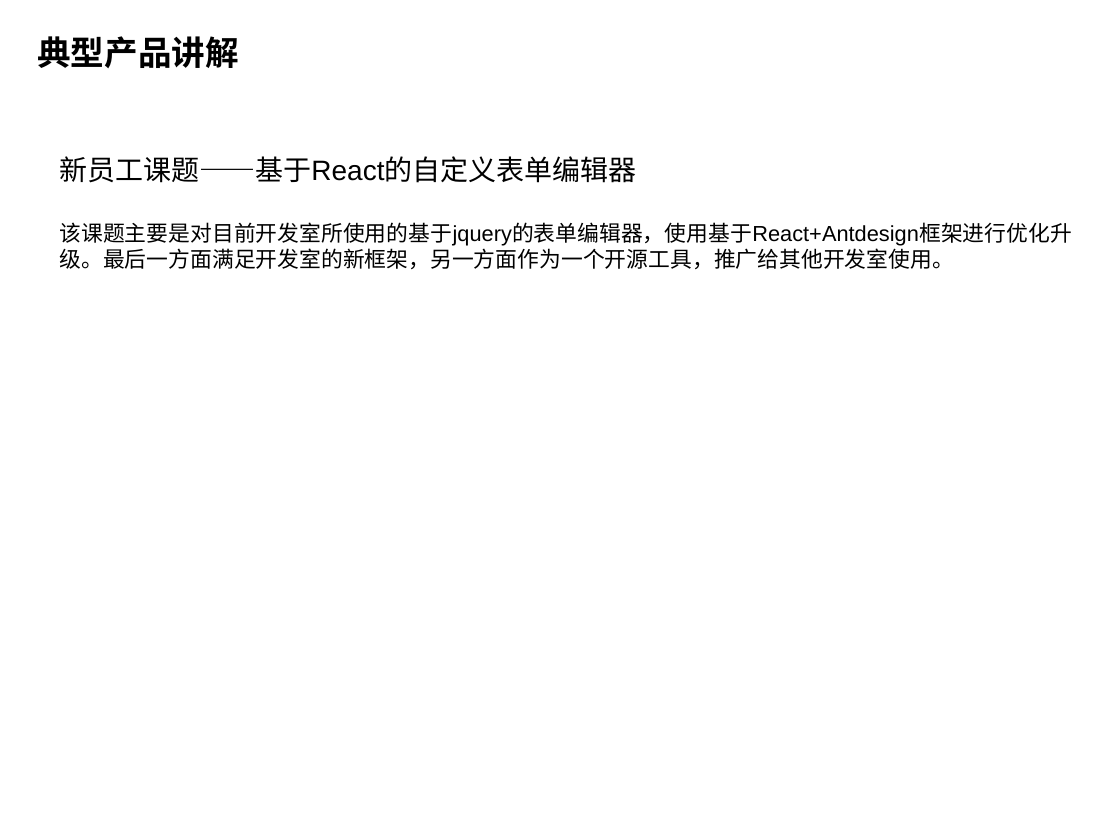
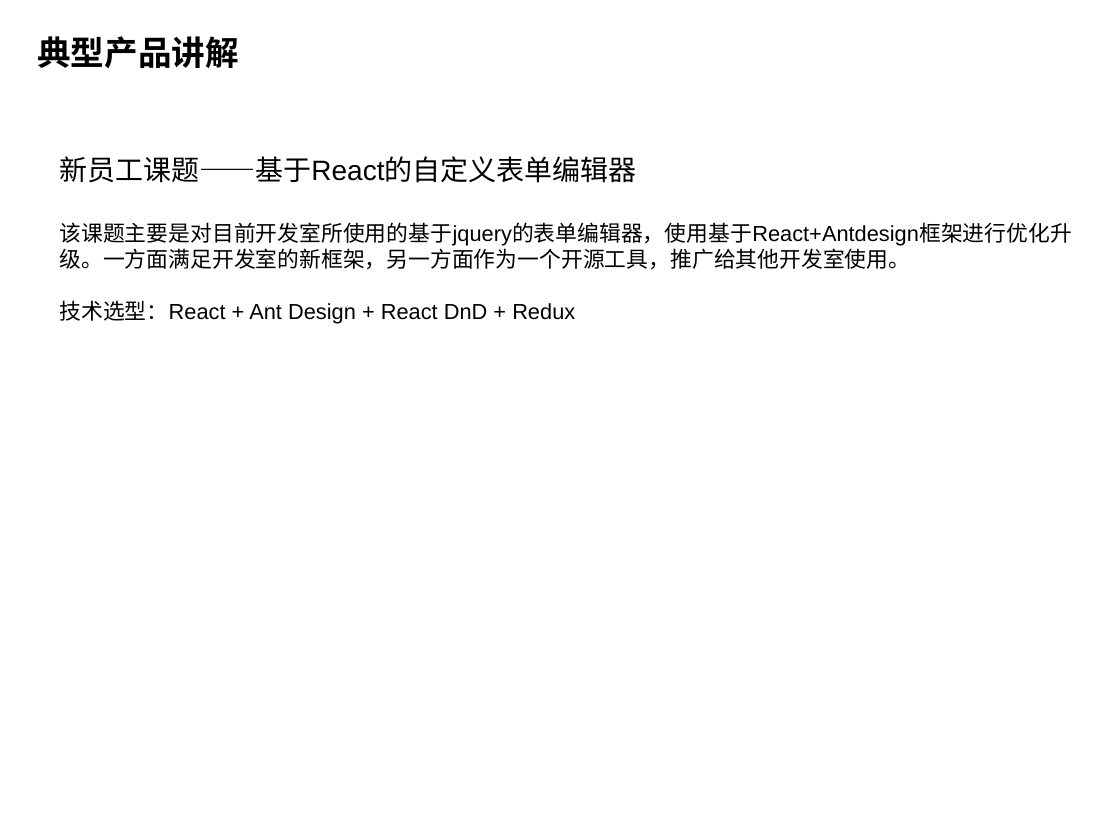
Before and after one commit to donghuizhou/drag-form-new, a slide deck: slide 17 of src/zhou.pptx. Drawn at 1120x840 pixels with LibreOffice and Linux fonts; fonts in the diff are those of the drawing; background and template pictures are left out. Boxes give left, top, right and bottom in pixels: in the first picture for what was removed or moved away, otherwise in the second. Text is boxed around its words. In the diff, an @@ line names an element or a change of style, - is before the commit and + after.

```diff
--- a/src/zhou.pptx
+++ b/src/zhou.pptx
@@ text at bbox=[59, 222, 1071, 324]: text changed @@
-该课题主要是对目前开发室所使用的基于jquery的表单编辑器，使用基于React+Antdesign框架进行优化升级。最后一方面满足开发室的新框架，另一方面作为一个开源工具，推广给其他开发室使用。
+该课题主要是对目前开发室所使用的基于jquery的表单编辑器，使用基于React+Antdesign框架进行优化升级。一方面满足开发室的新框架，另一方面作为一个开源工具，推广给其他开发室使用。
+技术选型：React + Ant Design + React DnD + Redux
```
Also in this commit, not shown: 4 other slides changed, 1 slide added, 2 slides removed, 1 other file.
